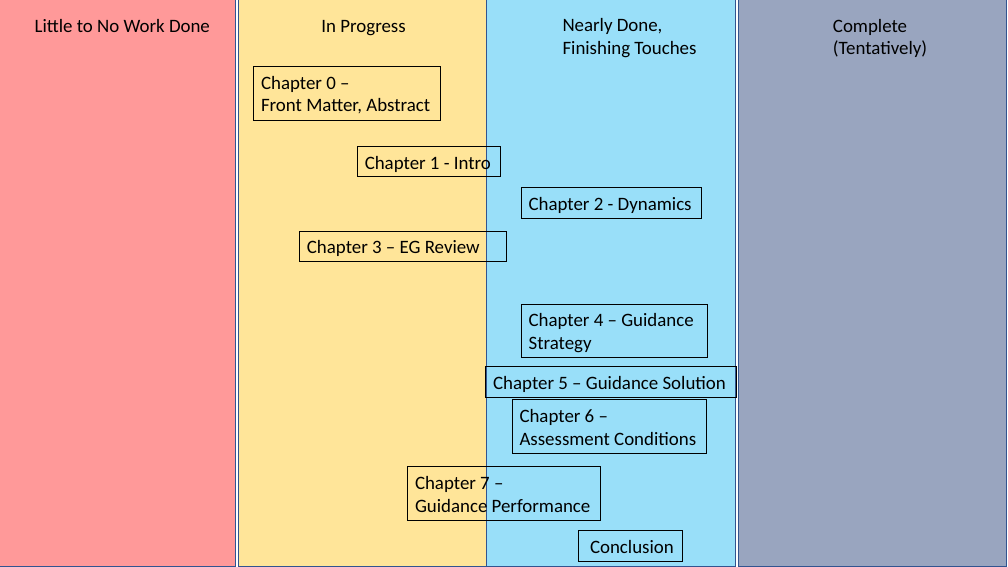
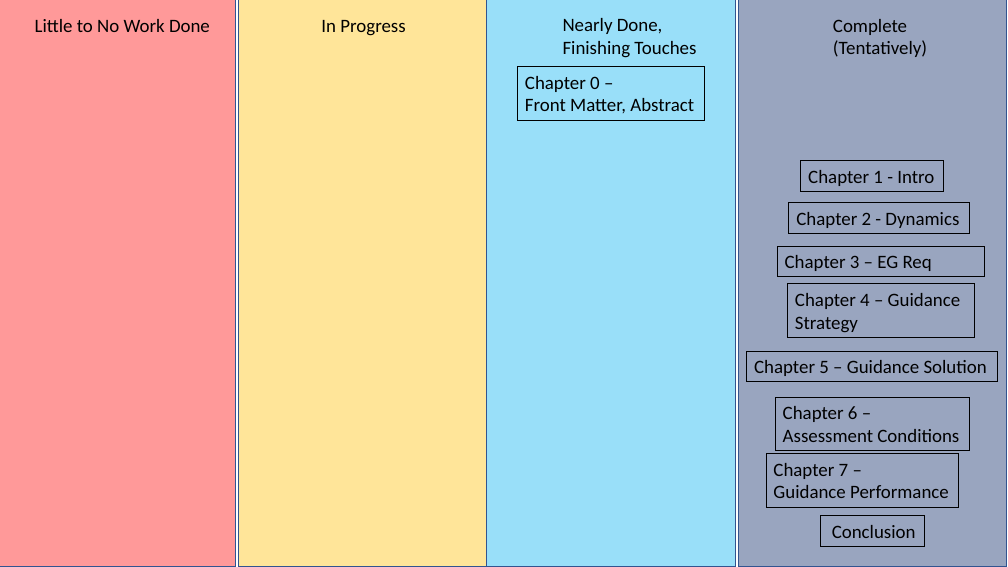
Before and after one commit to CDNoyes/EDL-Py, a slide deck: slide 1 of Documents/Dissertation/Figures.pptx. Drawn at 1008x567 pixels with LibreOffice and Linux fonts; fonts in the diff are those of the drawing. Boxes give left, top, right and bottom in pixels: in the first picture for what was removed or moved away, otherwise in the second. Text is boxed around its words. In the diff, an @@ line names an element or a change of style, - is before the commit and + after.

```diff
--- a/Documents/Dissertation/Figures.pptx
+++ b/Documents/Dissertation/Figures.pptx
@@ rectangle "Chapter 0 –": place and size @@
-rectangle "Chapter 0 –" at <box>254,67,441,120</box>
+rectangle "Chapter 0 –" at <box>518,67,705,120</box>
@@ rectangle "Chapter 1 - Intro": place and size @@
-rectangle "Chapter 1 - Intro" at <box>358,147,501,177</box>
+rectangle "Chapter 1 - Intro" at <box>801,161,944,191</box>
@@ rectangle "Chapter 2 - Dynamics": place and size @@
-rectangle "Chapter 2 - Dynamics" at <box>521,188,702,219</box>
+rectangle "Chapter 2 - Dynamics" at <box>789,203,970,233</box>
@@ rectangle "Chapter 3 – EG Req": place and size @@
-rectangle "Chapter 3 – EG Req" at <box>299,231,507,262</box>
+rectangle "Chapter 3 – EG Req" at <box>777,247,985,277</box>
@@ text in rectangle at <box>785,255,932,271</box>: text changed @@
-Chapter 3 – EG Review
+Chapter 3 – EG Req
@@ rectangle "Chapter 4 – Guidance Strategy": place and size @@
-rectangle "Chapter 4 – Guidance Strategy" at <box>521,304,708,358</box>
+rectangle "Chapter 4 – Guidance Strategy" at <box>788,284,975,338</box>
@@ rectangle "Chapter 5 – Guidance Solution": place and size @@
-rectangle "Chapter 5 – Guidance Solution" at <box>486,367,737,397</box>
+rectangle "Chapter 5 – Guidance Solution" at <box>747,351,998,381</box>
@@ rectangle "Chapter 6 –": place and size @@
-rectangle "Chapter 6 –" at <box>512,400,706,454</box>
+rectangle "Chapter 6 –" at <box>776,397,970,451</box>
@@ rectangle "Chapter 7 –": place and size @@
-rectangle "Chapter 7 –" at <box>408,467,600,521</box>
+rectangle "Chapter 7 –" at <box>766,454,959,507</box>
@@ rectangle "Conclusion": place and size @@
-rectangle "Conclusion" at <box>578,531,683,561</box>
+rectangle "Conclusion" at <box>820,516,925,546</box>
```
Also in this commit, not shown: 2 other files.
